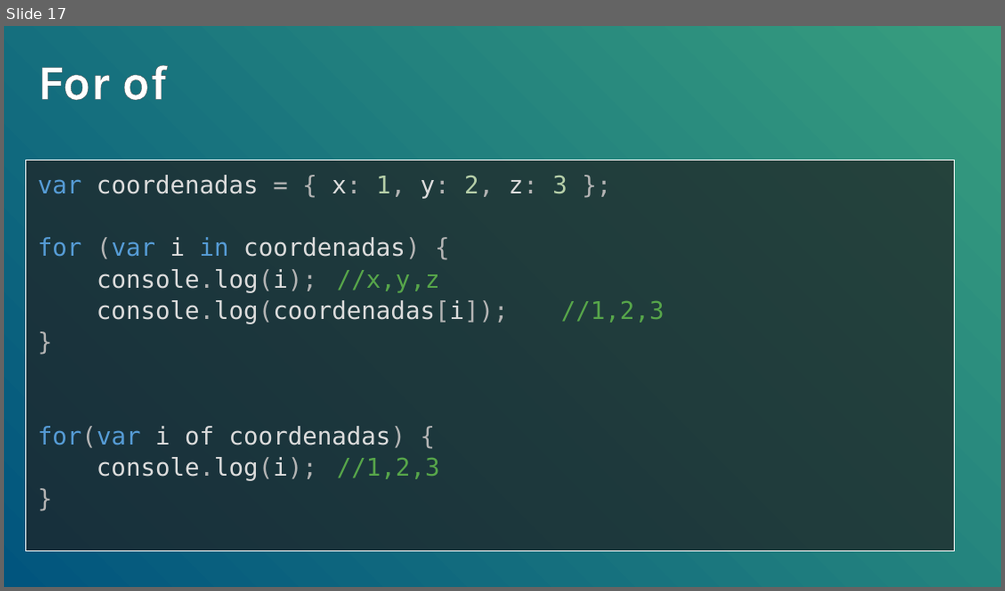
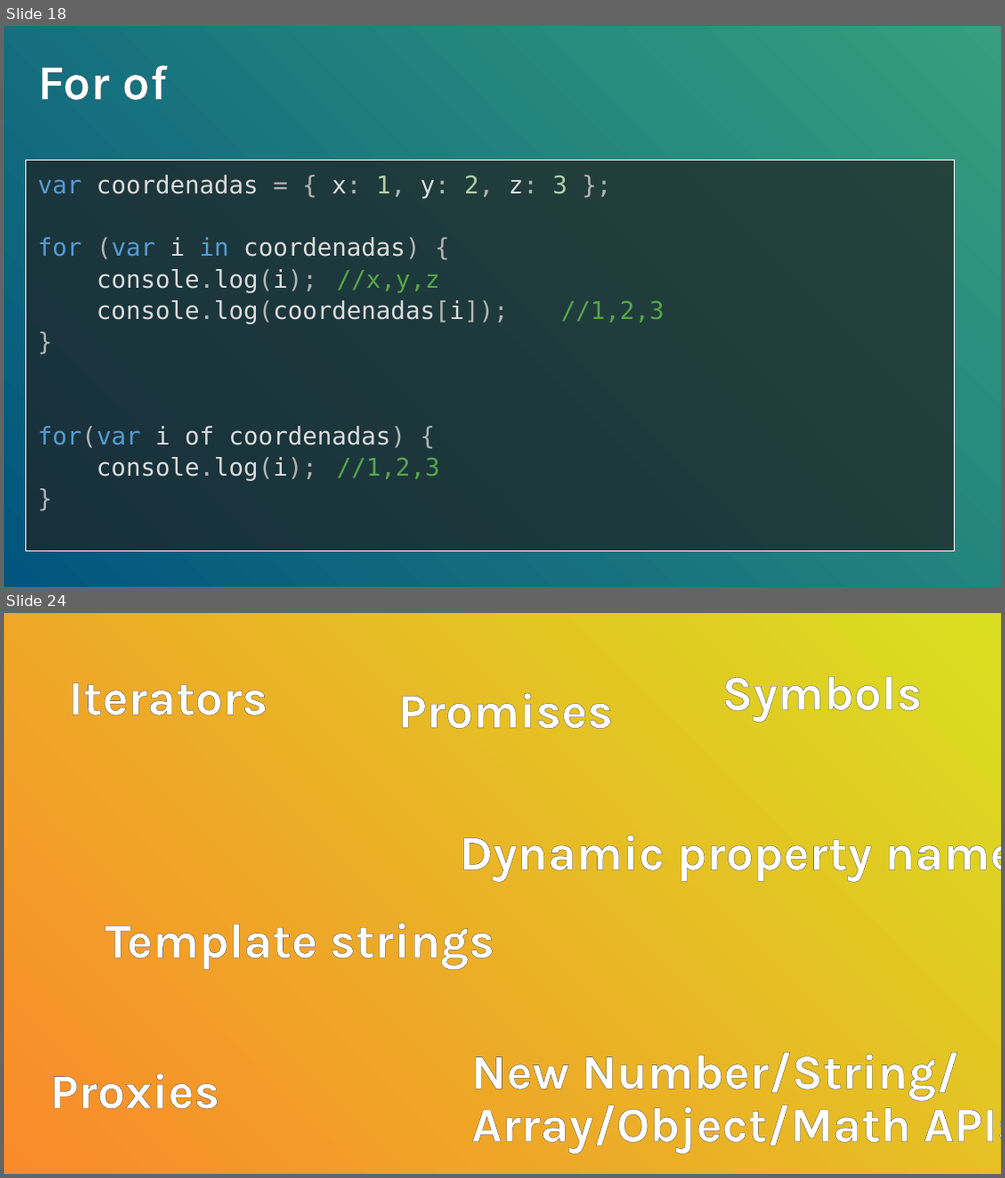
Before and after one commit to UamNet/TechTalks, a slide deck: Functional JS+ES6 - Arcadio Garcia/Functional JS+ ES6.pptx. Shown one above the other, each under a label of ours: slide 17 before the commit, slides 18 and 24 after it; the slides between them are not shown. The pictures are 1005x591 and 1005x1178 pixels, drawn with LibreOffice and Linux fonts; fonts in the diff are those of the drawing; background and template pictures are left out. Boxes give left, top, right and bottom in pixels: in the first picture for what was removed or moved away, otherwise in the second. Text is boxed around its words. In the diff, an @@ line names an element or a change of style, - is before the commit and + after.

```diff
--- a/Functional JS+ES6 - Arcadio Garcia/Functional JS+ ES6.pptx
+++ b/Functional JS+ES6 - Arcadio Garcia/Functional JS+ ES6.pptx
@@ slide 24 added at box(4, 613, 1001, 1174), background gradient #FA8A2B to #D9DF20 @@
@@ text added at box(68, 682, 267, 715), 48 pt, text #FFFFFF, bold @@
+Iterators
@@ text added at box(721, 676, 922, 722), 48 pt, text #FFFFFF, bold @@
+Symbols
@@ text added at box(398, 693, 613, 729), 48 pt, text #FFFFFF, bold @@
+Promises
@@ text added at box(459, 835, 872, 882), 48 pt, text #FFFFFF, bold @@
+Dynamic property names
@@ title added at box(105, 923, 494, 969), 48 pt, text #FFFFFF, bold @@
+Template strings
@@ text added at box(471, 1052, 1001, 1153), 48 pt, text #FFFFFF, bold @@
+New Number/String/
+Array/Object/Math APIs
@@ text added at box(50, 1073, 220, 1109), 48 pt, text #FFFFFF, bold @@
+Proxies
@@ what was slide 17 is now slide 18 @@
```
Also in this commit, not shown: 3 slides changed, 7 other slides added.
